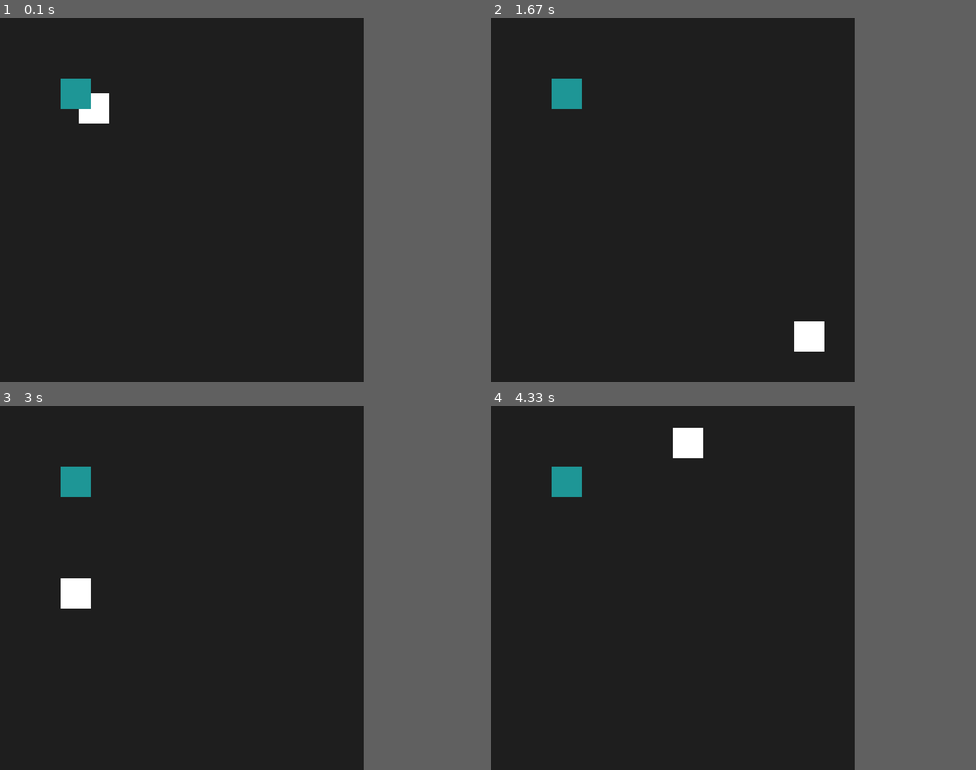
Above: before the commit, frames 1-4 (two rows, left to right).
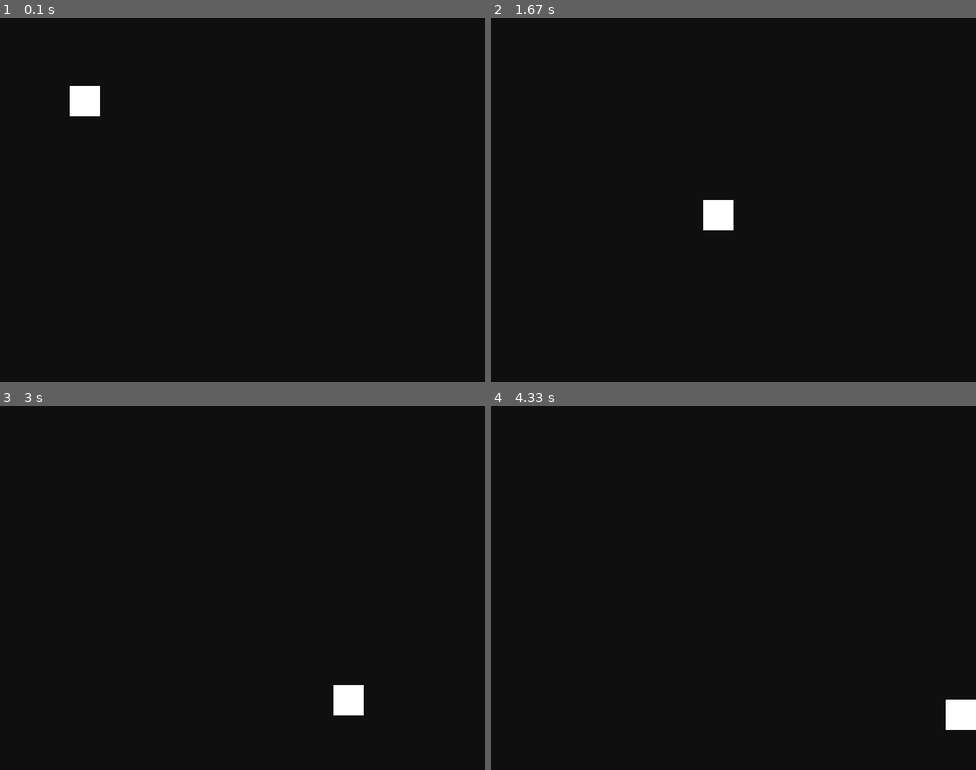
Above: after the commit, the same moments.

Repository: Mubin42/pygame
Game: pygame game, started from 2-BorderBouncingRectangles/BorderBouncingRectangles.py
Same seed, same stepped clock (60 frames per second), same inputs: the game is played once before the commit and once after it.
Inputs:
- Up to frame 1 (0.1 s): no input
- Up to frame 2 (1.67 s): no input
- Up to frame 3 (3 s): no input
- Up to frame 4 (4.33 s): no input
In our replay, the window is 600x600 before the commit and 800x600 after it. These sizes can differ from the game's own. Grey fills any space a smaller window leaves; there, only what the larger window draws over its background counts as a difference.

The runs differ from the first frame. In frame 1, 0.8% of the frame differs, in the area x 12-23%, y 16-29%; in frame 2, 1.6%, in the area x 12-69%, y 16-92%; in frame 3, 1.6%; in frame 4, 1.6%.

Commit message:
updated rect and snake game

Diff:
--- a/2-BorderBouncingRectangles/BorderBouncingRectangles.py
+++ b/2-BorderBouncingRectangles/BorderBouncingRectangles.py
@@ -1,60 +1,57 @@
-"""
-Tutorial: https://www.youtube.com/watch?v=1_H7InPMjaY
-Material: Completed
-"""
-
 import pygame
 
 
-def bouncing_rect():
-    global rectangle_one_x_speed, rectangle_one_y_speed, rectangle_two_x_speed, rectangle_two_y_speed
+# rectangle movement
+def rect_movement():
+    global x, y
 
-    rectangle_one.x += rectangle_one_x_speed
-    rectangle_one.y += rectangle_one_y_speed
+    rect.x += x
+    rect.y += y
 
-    # collision with screen borders
-    if rectangle_one.right >= screen_width or rectangle_one.left <= 0:
-        rectangle_one_x_speed *= -1
+    # do bouncing thing
+    if rect.right >= display_width or rect.left <= 0:
+        x *= -1
 
-    if rectangle_one.bottom >= screen_height or rectangle_one.top <= 0:
-        rectangle_one_y_speed *= -1
+    if rect.bottom >= display_height or rect.top <= 0:
+        y *= -1
 
-    # drawing the rectangle
-    pygame.draw.rect(display, rectangle_one_color, rectangle_one)
-    pygame.draw.rect(display, rectangle_two_color, rectangle_two)
+    pygame.draw.rect(display, white, rect)
 
 
 # initializing pygame
 pygame.init()
 
-# defining variables
-screen_width, screen_height = 600, 600
-fps = 60
+# colors
+black = (15, 15, 15)
+white = (255, 255, 255)
+
+# variables
+display_width, display_height = 800, 600
+fps = 30
 running = True
 
-# creating display and clocks
-display = pygame.display.set_mode((screen_width, screen_height))
+# create display
+display = pygame.display.set_mode((display_width, display_height))
+pygame.display.set_caption("Moving Rectangle")
 clock = pygame.time.Clock()
-pygame.display.set_caption(title="Collision Physics")
 
-# dimension x, dimension y, pixels y, pixels x
-rectangle_one = pygame.Rect(100, 100, 50, 50)  # dimension x, dimension y, pixel x, pixel y
-rectangle_one_color = (255, 255, 255)
-rectangle_one_x_speed, rectangle_one_y_speed = 5, 4
-
-rectangle_two = pygame.Rect(100, 100, 50, 50)  # dimension x, dimension y, pixel x, pixel y
-rectangle_two_color = (30, 150, 150)
-rectangle_two_x_speed, rectangle_two_y_speed = 6, 5
+# codes for rectangle
+x, y = 5, 4
+rect = pygame.Rect(100, 100, 50, 50)  # x position, y position, x size, y size
 
 
+# event loop
 while running:
+    # closing login
     for event in pygame.event.get():
         if event.type == pygame.QUIT:
             running = False
-
-    display.fill((30, 30, 30))  # rgb(red, green, blue) [0 - 255]
-    bouncing_rect()
+    # rest of my codes
+    display.fill(black)
+    rect_movement()
     pygame.display.update()
     clock.tick(fps)
 
+# ending pygame
 pygame.quit()
+quit()
--- /dev/null
+++ b/3-snake-game/snake.py
@@ -0,0 +1,128 @@
+import pygame
+import random
+
+
+# function to handle the score
+def print_score(score):
+    text = score_font.render(f"Score: {score}", True, orange)
+    display.blit(text, [0, 0])
+
+
+# key movement of snake
+def key_movement():
+    global x_speed, y_speed
+    # if key is press -> this is true
+    if event.type == pygame.KEYDOWN:
+        if event.key == pygame.K_LEFT:
+            x_speed = - unit_size
+            y_speed = 0
+
+        if event.key == pygame.K_RIGHT:
+            x_speed = unit_size
+            y_speed = 0
+
+        if event.key == pygame.K_DOWN:
+            y_speed = unit_size
+            x_speed = 0
+
+        if event.key == pygame.K_UP:
+            y_speed = - unit_size
+            x_speed = 0
+
+
+# draw a snake
+def draw_snake(size, pixels):
+    for pixel in pixels:
+        pygame.draw.rect(display, white, [pixel[0], pixel[1], size, size])
+
+
+# generate random coordinate for the food
+def generate_coordinate():
+    target_x = round(random.randrange(0, display_width - unit_size) / 10.0) * 10.0
+    target_y = round(random.randrange(0, display_height - unit_size) / 10.0) * 10.0
+
+    return target_x, target_y
+
+
+# initializing pygame
+pygame.init()
+
+# variables
+isRunning = True
+unit_size = 10
+fps = 15
+
+# colors
+white = (255, 255, 255)
+black = (15, 15, 15)
+red = (255, 0, 0)
+orange = (255, 165, 0)
+
+# create display
+display_width, display_height = 600, 400
+display = pygame.display.set_mode((display_width, display_height))
+pygame.display.set_caption("Snake Game")
+clock = pygame.time.Clock()
+
+# initializing fonts
+score_font = pygame.font.SysFont("ubuntu", 24)
+
+# snake
+x = display_width / 2  # initial position of snake x
+y = display_height / 2  # initial position of snake y
+
+x_speed = 0  # speed of snake in x-axis
+y_speed = 0  # speed of snake in y-axis
+
+snake_length = 1
+snake_pixels = []
+
+# food variables
+food_x, food_y = generate_coordinate()
+
+# event loop
+while isRunning:
+    for event in pygame.event.get():
+        # exit game -> if this is true
+        if event.type == pygame.QUIT:
+            isRunning = False
+
+        key_movement()
+
+    if x >= display_width or x <= 0 or y >= display_height or y < 0:  # Check if the snake hits the boundaries
+        isRunning = False
+
+    # move the snake
+    x += x_speed
+    y += y_speed
+
+    display.fill(black)
+
+    # make the food for the first time
+    pygame.draw.rect(display, orange, [food_x, food_y, unit_size, unit_size])
+
+    # tracking the path
+    snake_pixels.append([x, y])
+
+    # making the snake tail
+    if len(snake_pixels) > snake_length:
+        del snake_pixels[0]
+
+    for pixel in snake_pixels[: -1]:  # Iterate over each segment of the snake except the head
+        if pixel == [x, y]:  # Check if the snake collides with itself
+            isRunning = False
+
+    draw_snake(unit_size, snake_pixels)
+    print_score(snake_length)
+    pygame.display.update()
+
+    # if you eat the food, the size will increase, and food reappears
+    if x == food_x and y == food_y:
+        food_x, food_y = generate_coordinate()
+        snake_length += 1
+
+    clock.tick(fps)
+
+# ending pygame
+pygame.quit()
+quit()
